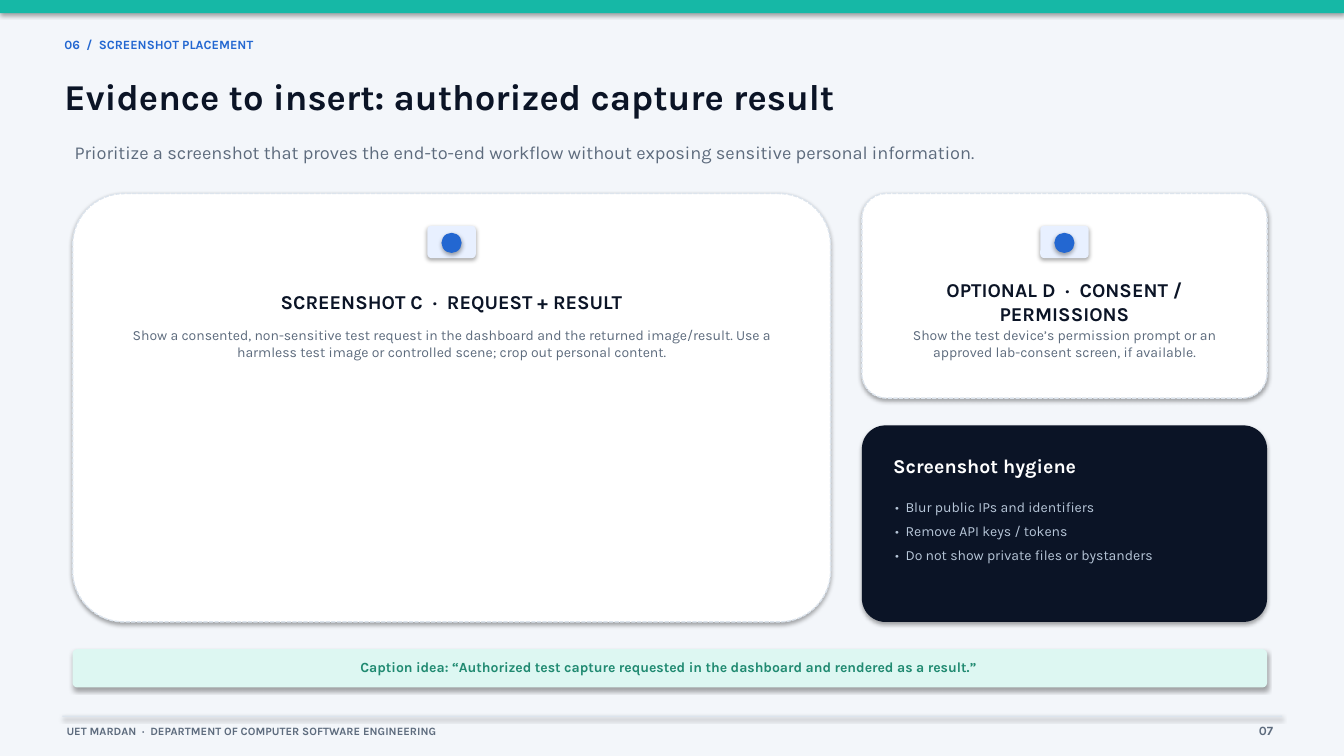
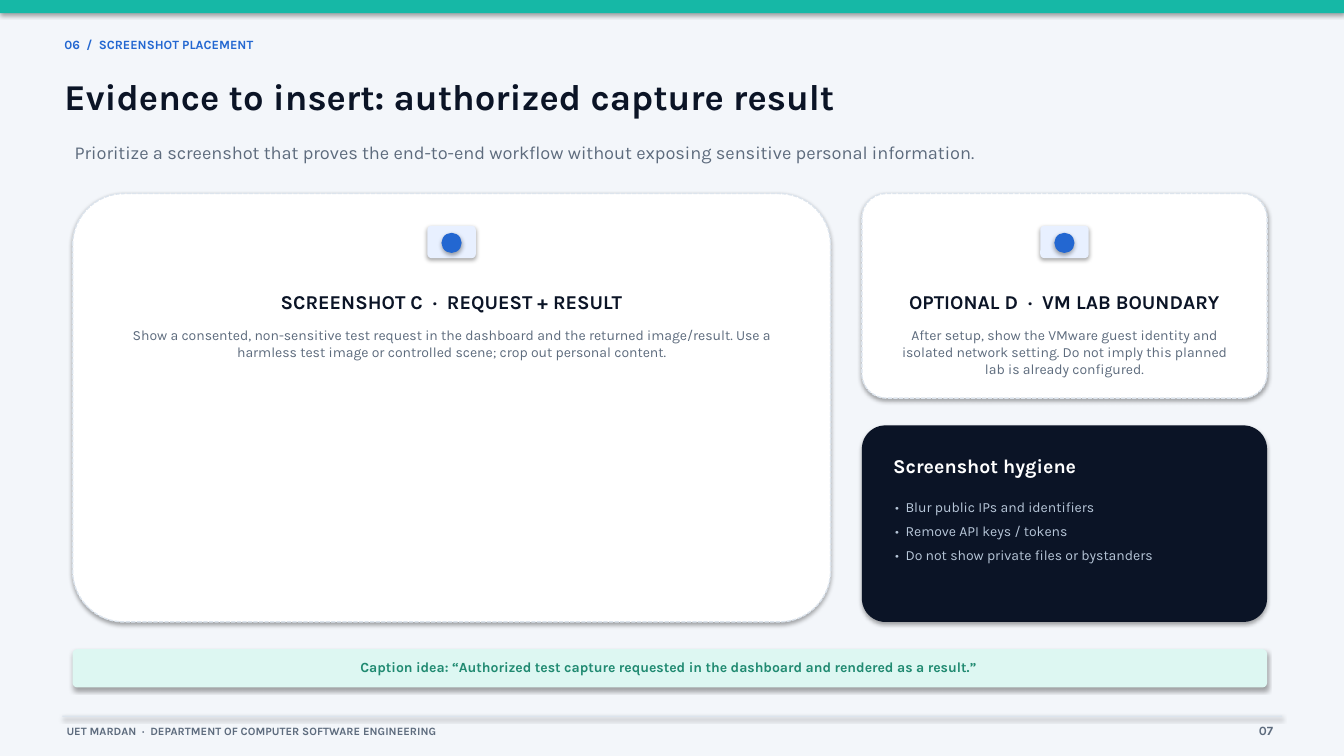
Before and after one commit to Zainullahwardag/Chatbot, a slide deck: slide 7 of deliverables/FYP_First_Progress_Report.pptx. Drawn at 1344x756 pixels with LibreOffice and Linux fonts; fonts in the diff are those of the drawing. Boxes give left, top, right and bottom in pixels: in the first picture for what was removed or moved away, otherwise in the second. Text is boxed around its words. In the diff, an @@ line names an element or a change of style, - is before the commit and + after.

Commit message:
Update progress report for supervised VMware lab scope

```diff
--- a/deliverables/FYP_First_Progress_Report.pptx
+++ b/deliverables/FYP_First_Progress_Report.pptx
@@ text at (x1=909, y1=296, x2=1220, y2=310): text changed @@
-OPTIONAL D · CONSENT / PERMISSIONS
+OPTIONAL D · VM LAB BOUNDARY
@@ text at (x1=902, y1=330, x2=1227, y2=378): text changed @@
-Show the test device’s permission prompt or an approved lab-consent screen, if available.
+After setup, show the VMware guest identity and isolated network setting. Do not imply this planned lab is already configured.
```
Also in this commit, not shown: 6 other slides changed.
